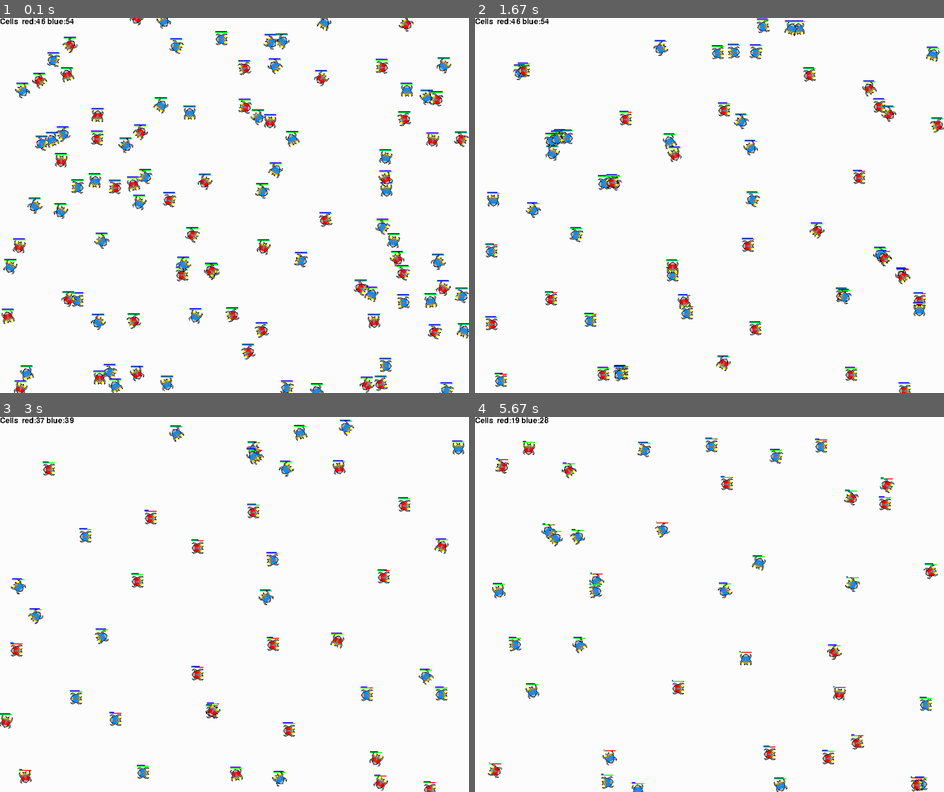
Above: before the commit, frames 1-4 (two rows, left to right).
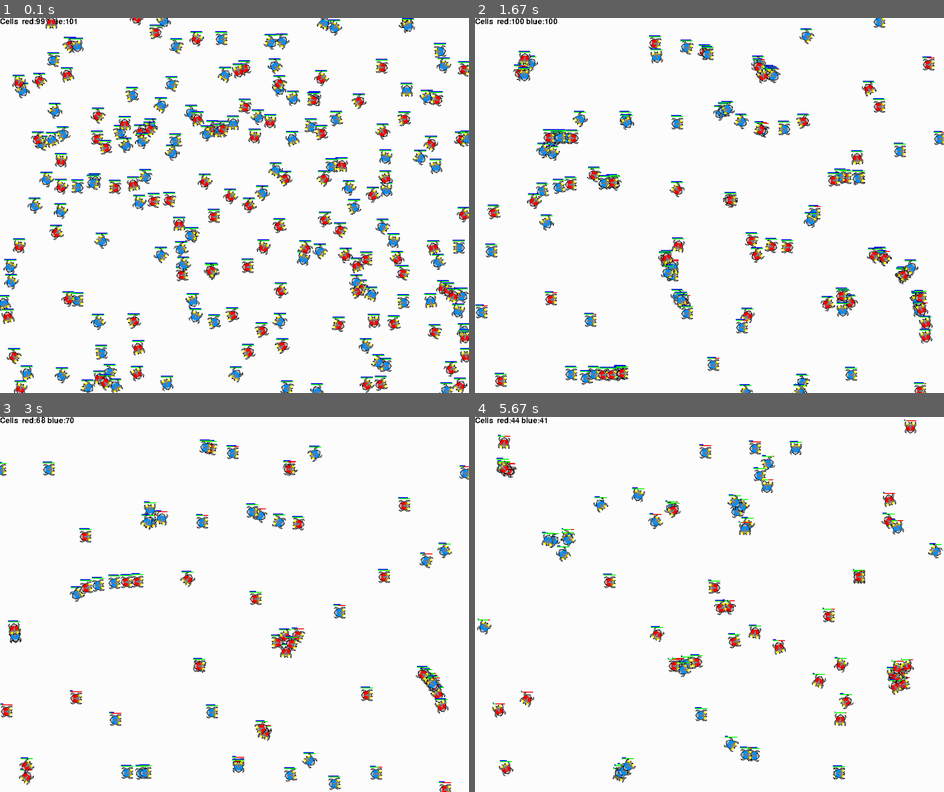
Above: after the commit, the same moments.

Repository: crazyoldbox/cellwars
Game: pygame game, started from game.py
Two runs of this game, one before a commit and one after it. Both use one fixed random seed, a clock stepped at 60 frames per second and the inputs below.
Inputs (mouse positions are in pixels of both pictures, inside the frame that each line leads up to):
- Up to frame 1 (0.1 s): no input
- Up to frame 2 (1.67 s): click (709, 205) at 0.4 s
- Up to frame 3 (3 s): no input
- Up to frame 4 (5.67 s): no input

The runs differ from the first frame. In frame 1, 8.2% of the frame differs, in the area x 0-100%, y 0-100%; in frame 2, 7.9%; in frame 3, 6.0%; in frame 4, 7.3%.

Commit message:
cell_num = 200
esto es una prueba

Diff:
--- a/game.py
+++ b/game.py
@@ -13,7 +13,7 @@
 GREY = (150,150,150)
 DIM_WIN = (1000,800)
 TYPES = {"red":RED,"blue":BLUE}
-CELL_NUM = 100
+CELL_NUM = 200
 FPS = 25
 
 class Starter(PygameHelper):
